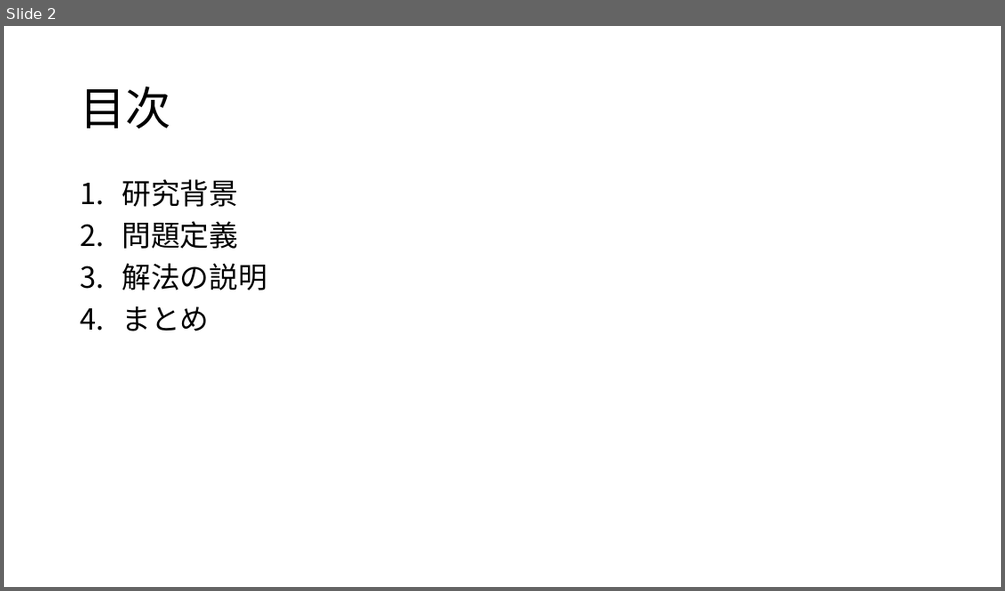
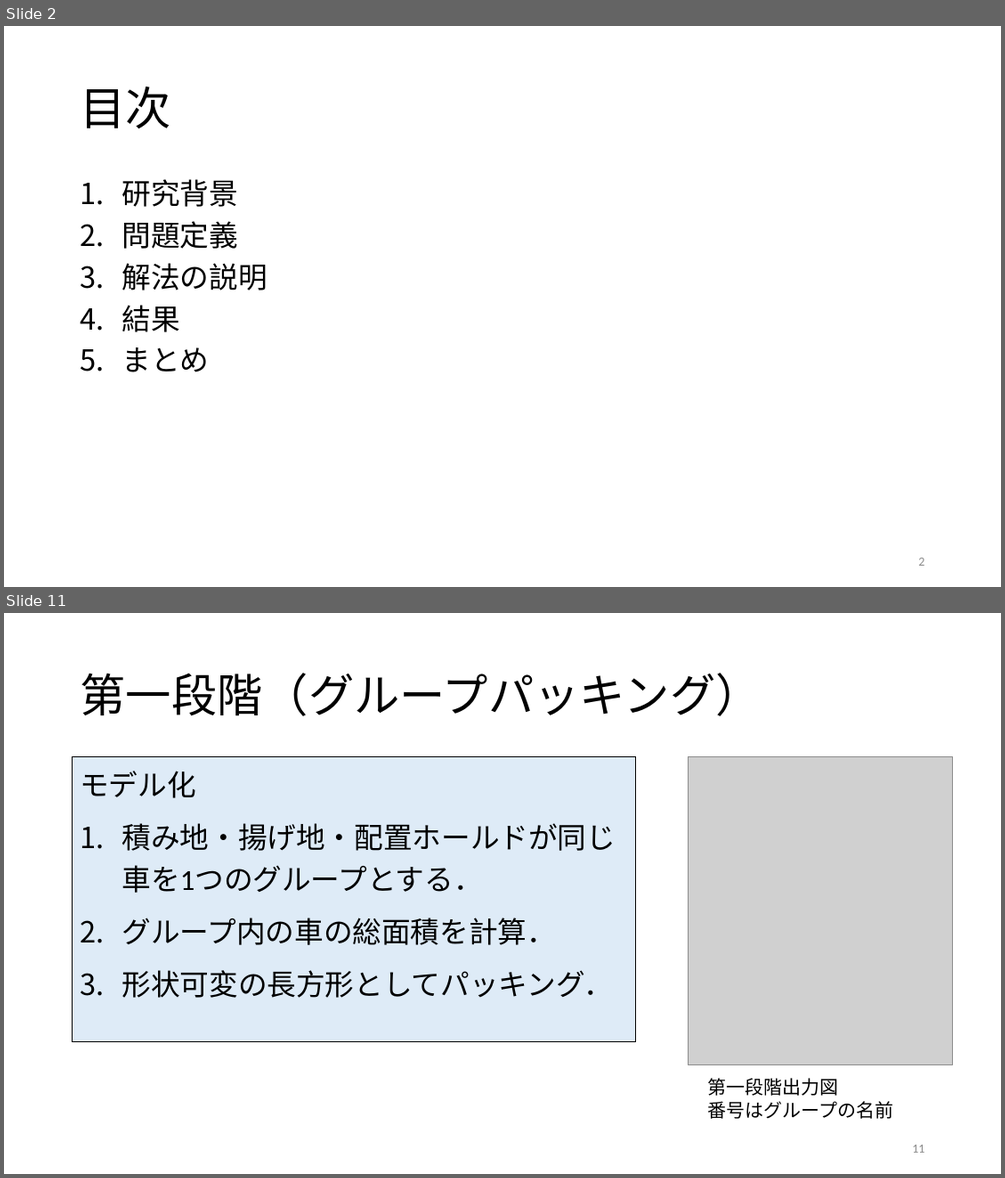
Before and after one commit to r-kurosu/kline, a slide deck: 卒論発表スライド.pptx. Shown one above the other, each under a label of ours: slide 2 before the commit, slides 2 and 11 after it; the slides between them are not shown. The pictures are 1005x591 and 1005x1178 pixels, drawn with LibreOffice and Linux fonts; fonts in the diff are those of the drawing; grey boxes stand for pictures. Boxes give left, top, right and bottom in pixels: in the first picture for what was removed or moved away, otherwise in the second. Text is boxed around its words. In the diff, an @@ line names an element or a change of style, - is before the commit and + after.

```diff
--- a/卒論発表スライド.pptx
+++ b/卒論発表スライド.pptx
@@ slide 11 added at box(4, 613, 1001, 1174), background #FFFFFF @@
@@ title added at box(80, 673, 760, 716), 44 pt, text #000000 @@
+第一段階（グループパッキング）
@@ text added at box(73, 756, 636, 1041), fill #DEEBF7, outline #000000 0.75 pt, 28 pt, text #000000 @@
+モデル化
+1. 積み地・揚げ地・配置ホールドが同じ車を1つのグループとする．
+2. グループ内の車の総面積を計算．
+3. 形状可変の長方形としてパッキング．
@@ picture added at box(688, 756, 953, 1064) @@
@@ text added at box(708, 1078, 894, 1119), 18 pt, text #000000 @@
+第一段階出力図
+番号はグループの名前
@@ page number added at box(912, 1144, 924, 1152), 12 pt, text #8C8C8C @@
+11
@@ slide 2 changed as well @@
@@ text at box(122, 305, 180, 332): paragraph added @@
+4. 結果
@@ page number added at box(918, 557, 924, 565), 12 pt, text #8C8C8C @@
+2
```
Also in this commit, not shown: 1 other slide changed, 23 other slides added, 36 other files.
